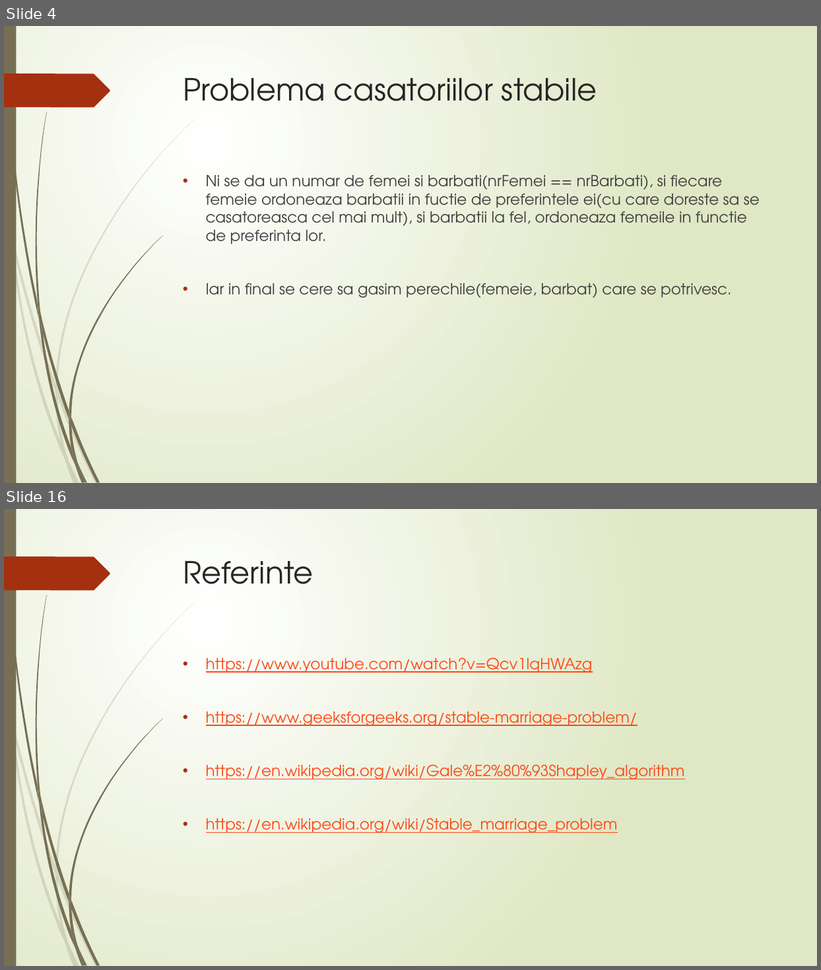
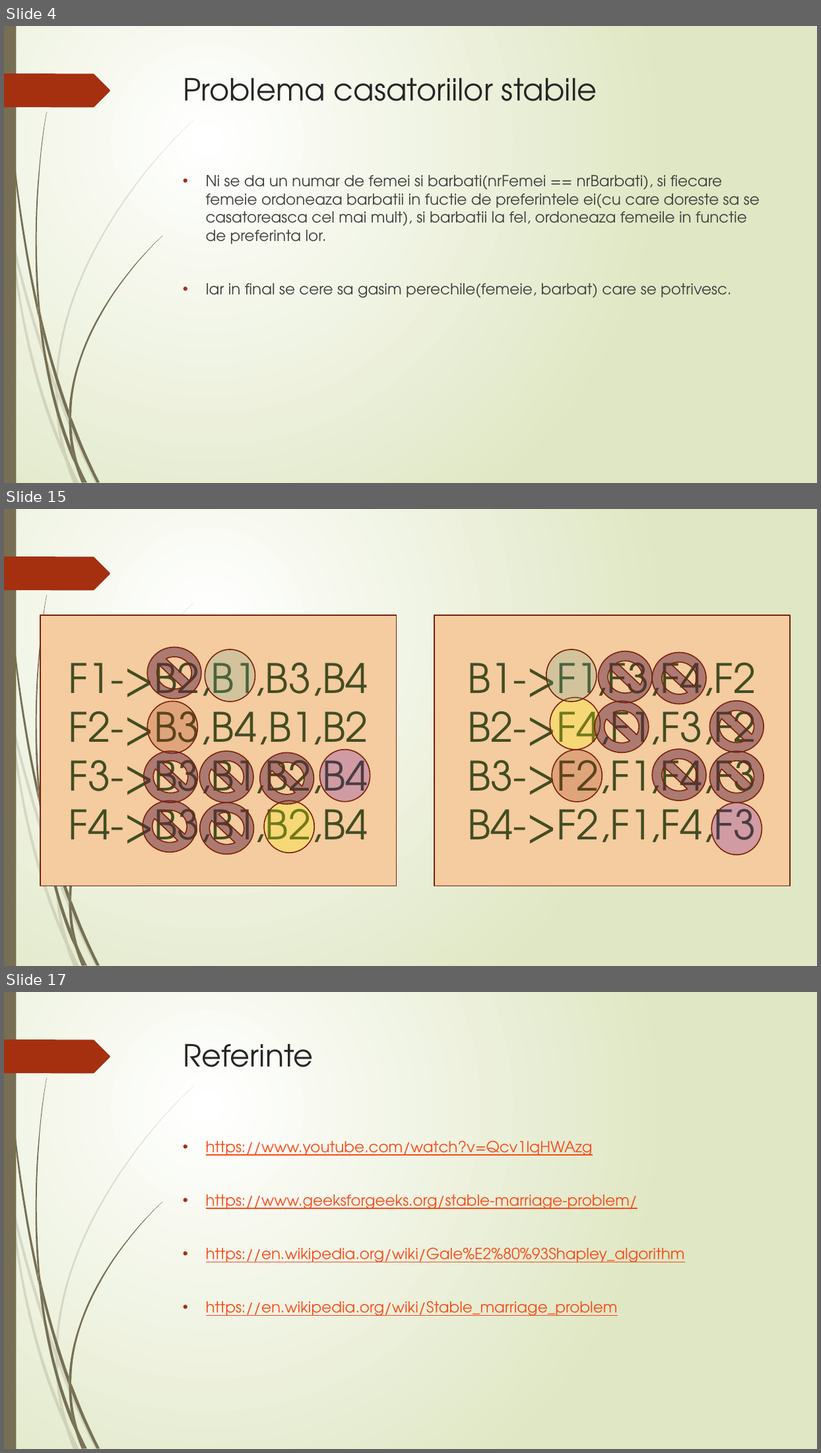
Before and after one commit to mariru27/Hospitals-Residents-Problem-gale-shapley-algorithm-, a slide deck: Gale-Shapley.pptx. Shown one above the other, each under a label of ours: slides 4 and 16 before the commit, slides 4, 15 and 17 after it; the slides between them are not shown. The pictures are 821x970 and 821x1453 pixels, drawn with LibreOffice and Linux fonts; fonts in the diff are those of the drawing. Boxes give left, top, right and bottom in pixels: in the first picture for what was removed or moved away, otherwise in the second. Text is boxed around its words. In the diff, an @@ line names an element or a change of style, - is before the commit and + after.

```diff
--- a/Gale-Shapley.pptx
+++ b/Gale-Shapley.pptx
@@ slide 15 added at [4, 509, 817, 966], background gradient #FFFFFF to #DFE8C4; not listed: 23 template elements that a slide beside it also shows @@
@@ rectangle added at [40, 615, 397, 886], fill #F5CBA0, outline #7A240C 1.25 pt, 48 pt, text #424D22 @@
+F1->B2,B1,B3,B4
+F2->B3,B4,B1,B2
+F3->B3,B1,B2,B4
+F4->B3,B1,B2,B4
@@ rectangle added at [434, 615, 790, 886], fill #F5CBA0, outline #7A240C 1.25 pt, 48 pt, text #424D22 @@
+B1->F1,F3,F4,F2
+B2->F4,F1,F3,F2
+B3->F2,F1,F4,F3
+B4->F2,F1,F4,F3
@@ no-entry sign added at [147, 648, 201, 699], fill #622641 at 49% opacity, outline #7A240C 1.25 pt @@
@@ ellipse added at [205, 650, 255, 702], fill #6AAC91 at 25% opacity, outline #7A240C 1.25 pt @@
@@ ellipse added at [547, 650, 596, 702], fill #6AAC91 at 25% opacity, outline #7A240C 1.25 pt @@
@@ no-entry sign added at [599, 651, 652, 703], fill #622641 at 49% opacity, outline #7A240C 1.25 pt @@
@@ no-entry sign added at [652, 652, 706, 704], fill #622641 at 49% opacity, outline #7A240C 1.25 pt @@
@@ ellipse added at [147, 701, 197, 754], fill #A53010 at 25% opacity, outline #7A240C 1.25 pt @@
@@ ellipse added at [550, 698, 600, 750], fill #FFFF00 at 25% opacity, outline #7A240C 1.25 pt @@
@@ no-entry sign added at [595, 701, 649, 753], fill #622641 at 49% opacity, outline #7A240C 1.25 pt @@
@@ no-entry sign added at [710, 701, 764, 753], fill #622641 at 49% opacity, outline #7A240C 1.25 pt @@
@@ no-entry sign added at [144, 751, 197, 803], fill #622641 at 49% opacity, outline #7A240C 1.25 pt @@
@@ no-entry sign added at [200, 751, 253, 803], fill #622641 at 49% opacity, outline #7A240C 1.25 pt @@
@@ no-entry sign added at [260, 753, 314, 805], fill #622641 at 49% opacity, outline #7A240C 1.25 pt @@
@@ ellipse added at [320, 750, 370, 803], fill #620DA9 at 25% opacity, outline #7A240C 1.25 pt @@
@@ ellipse added at [552, 750, 602, 803], fill #A53010 at 25% opacity, outline #7A240C 1.25 pt @@
@@ no-entry sign added at [652, 749, 706, 801], fill #622641 at 49% opacity, outline #7A240C 1.25 pt @@
@@ no-entry sign added at [710, 751, 764, 803], fill #622641 at 49% opacity, outline #7A240C 1.25 pt @@
@@ no-entry sign added at [143, 801, 196, 853], fill #622641 at 49% opacity, outline #7A240C 1.25 pt @@
@@ no-entry sign added at [200, 803, 253, 855], fill #622641 at 49% opacity, outline #7A240C 1.25 pt @@
@@ ellipse added at [264, 801, 314, 854], fill #FFFF00 at 25% opacity, outline #7A240C 1.25 pt @@
@@ ellipse added at [712, 803, 762, 855], fill #620DA9 at 25% opacity, outline #7A240C 1.25 pt @@
@@ what was slide 16 is now slide 17 @@
```
Also in this commit, not shown: 10 slides changed, 1 other slide added, 1 slide removed, 2 other files.
